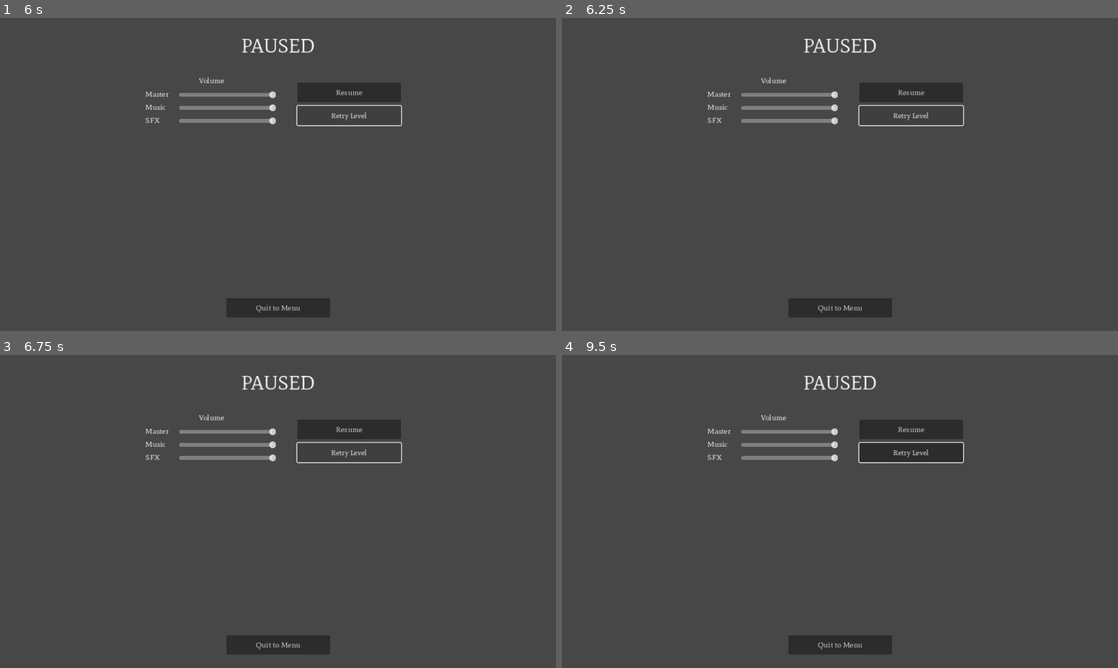
Above: before the commit, frames 1-4 (two rows, left to right).
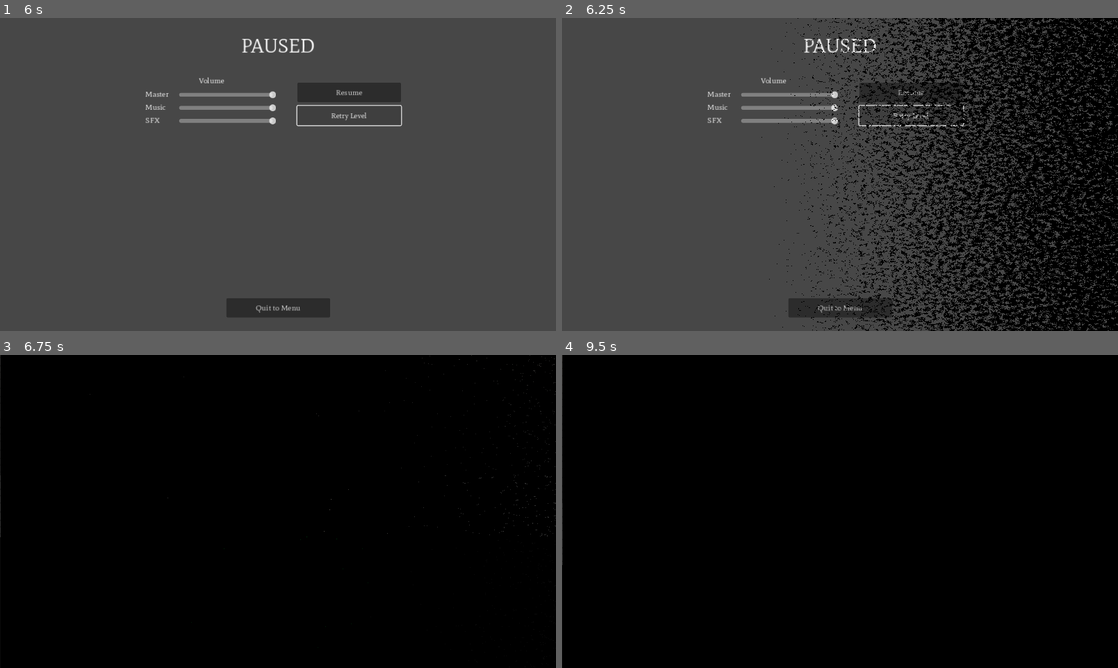
Above: after the commit, the same moments.

Repository: HoneyPony/impish-descent-future
Game: Godot game, scene res://MainMenu.tscn
Two runs of this game, one before a commit and one after it. Both use one fixed random seed, a clock stepped at 60 frames per second and the inputs below.
Inputs (mouse positions are in pixels of both pictures, inside the frame that each line leads up to):
- Up to frame 1 (6 s): click "Play" at 0.5 s; click "Confirm" at 1.25 s; move the mouse to (400, 158) at 2.02 s; hold D (player_right) 2.03-2.78 s; move the mouse to (166, 190) at 2.77 s; move the mouse to (333, 105) at 3.52 s; hold D (player_right) 3.53-5.03 s; move the mouse to (250, 237) at 4.27 s; move the mouse to (444, 221) at 5.02 s; tap Escape (pause_button) at 5.65 s; click "Retry Level" at 5.75 s
- Up to frame 2 (6.25 s): no input
- Up to frame 3 (6.75 s): click (350, 452) at 6.5 s, where only the run before the commit has a clickable "Retry Level"
- Up to frame 4 (9.5 s): click (912, 452) at 7.25 s, where only the run before the commit has a clickable "Retry Level"; move the mouse to (673, 464) at 8.02 s; tap R (retry) at 8.65 s; move the mouse to (867, 511) at 8.77 s

Frame 1 is identical in both runs. In frame 2, 27% of the frame differs, in the area x 35-100%, y 0-100%; in frame 3, 100%; in frame 4, 100%, in the area x 0-100%, y 0-100%.

Commit message:
Fix terrible retry bug

Diff:
--- a/GS.gd
+++ b/GS.gd
@@ -8,6 +8,7 @@
 var has_won = false
 
 var flag_retry_this_level = false
+var flag_in_upgrade_menu = false
 
 var current_level = 0
 
--- a/ui/PauseMenu.gd
+++ b/ui/PauseMenu.gd
@@ -32,9 +32,16 @@
 	if Input.is_action_just_pressed("retry"):
 		_on_retry_pressed()
 
+	$ColorRect/Retry.disabled = GS.flag_in_upgrade_menu
+
 
 func _on_retry_pressed():
+	# Can't retry until we select an ugprade
+	if GS.flag_in_upgrade_menu:
+		return
+
 	GS.flag_retry_this_level = true
+	get_tree().paused = false
 	GS.reset_inter_level_state()
 	if GS.current_level < GS.levels_size():
 		SceneTransition.change_scene(GS.levels(GS.current_level))
--- a/ui/reward_ui.gd
+++ b/ui/reward_ui.gd
@@ -68,6 +68,7 @@
 	$Relics.visible = relic
 
 func _ready():
+
 	# Make sure we haven't won yet
 	GS.has_won = false
 
@@ -77,6 +78,7 @@
 		GS.spawn_current_army()
 		%DefeatMenu.going = true
 		return
+	GS.flag_in_upgrade_menu = true
 
 	# This menu begins each level. Note that the camera won't move until enemies
 	# are spawned in, which is perfect.
@@ -105,4 +107,5 @@
 	if do_choose_relic and current_new_relic >= 0:
 		GS.accept_relic(current_new_relic)
 	GS.spawn_current_army()
+	GS.flag_in_upgrade_menu = false
 	%DefeatMenu.going = true
